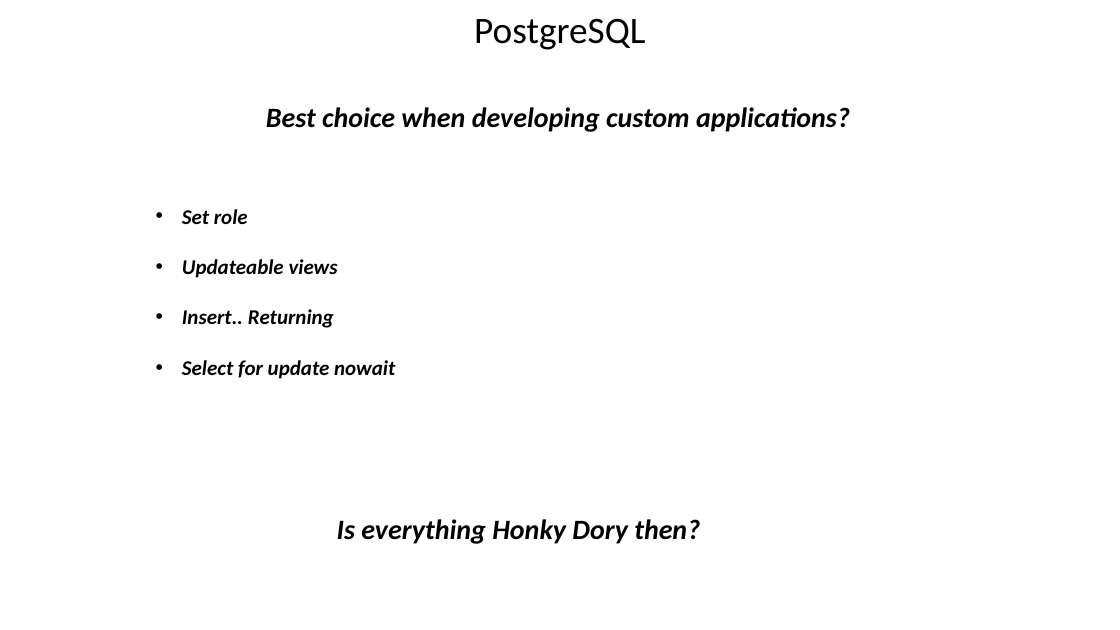
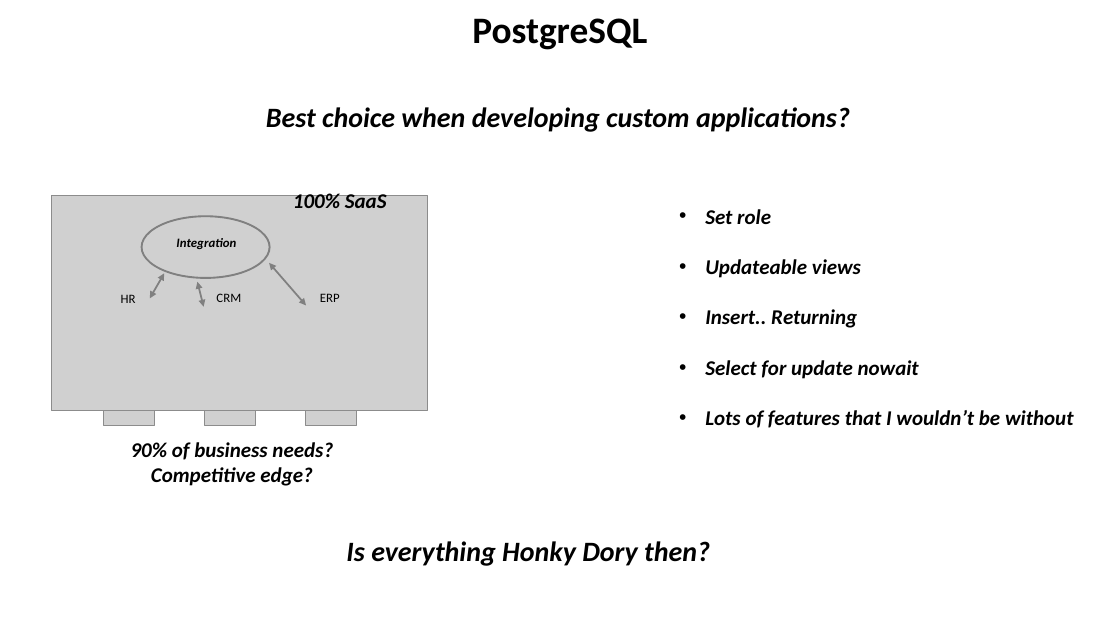
Before and after one commit to ahoeffner/forms42test, a slide deck: slide 2 of PGUG.pptx. Drawn at 1120x630 pixels with LibreOffice and Linux fonts; fonts in the diff are those of the drawing; grey boxes stand for pictures. Boxes give left, top, right and bottom in pixels: in the first picture for what was removed or moved away, otherwise in the second. Text is boxed around its words. In the diff, an @@ line names an element or a change of style, - is before the commit and + after.

```diff
--- a/PGUG.pptx
+++ b/PGUG.pptx
@@ title "PostgreSQL" at (x1=472, y1=18, x2=647, y2=50): bold on @@
@@ text added at (x1=293, y1=191, x2=387, y2=208), 18 pt, text #000000, bold, italic @@
+100% SaaS
@@ text "Set role" moved from (x1=182, y1=209, x2=395, y2=379) to (x1=705, y1=209, x2=1074, y2=428) @@
@@ group added at (x1=51, y1=196, x2=427, y2=425): 4 pictures, 4 texts, 3 double arrows, 1 donut @@
+HR
+CRM
+ERP
+Integration
@@ text at (x1=705, y1=410, x2=1074, y2=428): paragraph added @@
+• Lots of features that I wouldn’t be without
@@ text added at (x1=131, y1=442, x2=333, y2=486), 18 pt, text #000000, bold, italic @@
+90% of business needs?
+Competitive edge?
@@ text "Is everything Honky Dory then?" moved from (x1=337, y1=519, x2=700, y2=544) to (x1=346, y1=541, x2=710, y2=566) @@
```
Also in this commit, not shown: 3 other slides changed.
